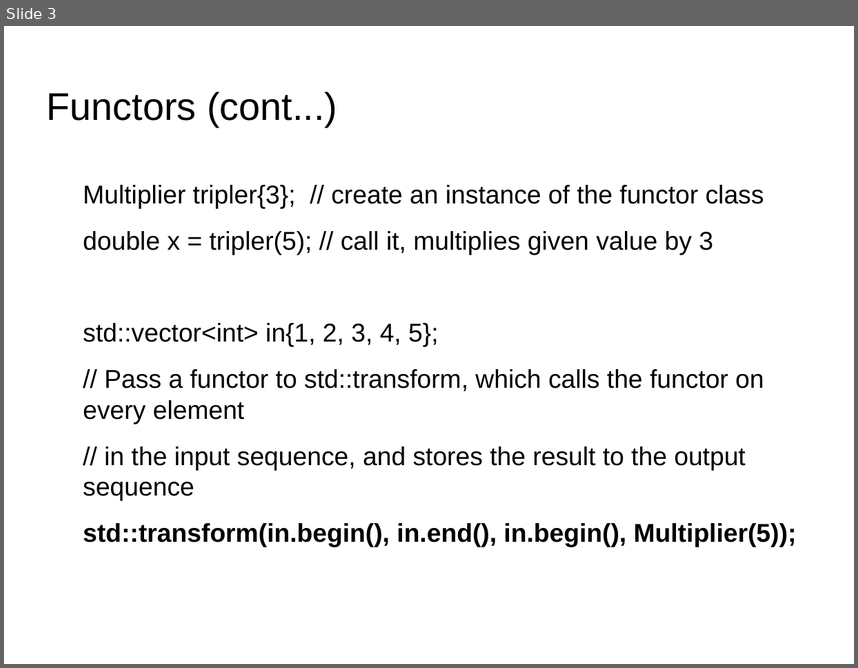
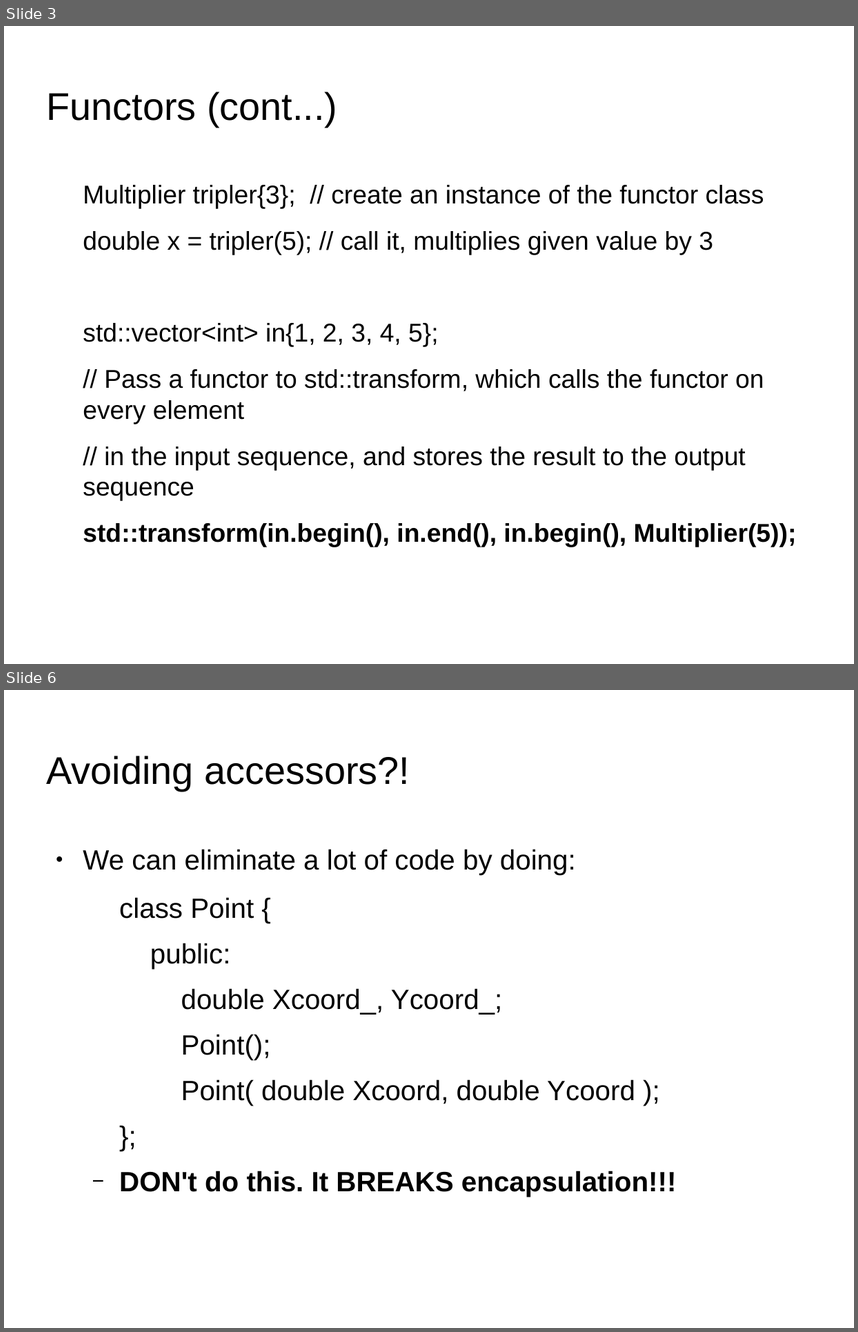
Before and after one commit to kks32/cpp-software-development, a slide deck: Ex15_Functors/Ex15_Functors.odp. Shown one above the other, each under a label of ours: slide 3 before the commit, slides 3 and 6 after it; the slides between them are not shown. The pictures are 858x668 and 858x1332 pixels, drawn with LibreOffice and Linux fonts; fonts in the diff are those of the drawing; background and template pictures are left out. Boxes give left, top, right and bottom in pixels: in the first picture for what was removed or moved away, otherwise in the second. Text is boxed around its words. In the diff, an @@ line names an element or a change of style, - is before the commit and + after.

Commit message:
Templatised accessor

```diff
--- a/Ex15_Functors/Ex15_Functors.odp
+++ b/Ex15_Functors/Ex15_Functors.odp
@@ slide 6 added at (4, 690, 854, 1328), background picture (left out) @@
@@ title added at (47, 756, 410, 791), 36 pt, text #000000 @@
+Avoiding accessors?!
@@ text added at (83, 849, 677, 1196), 26 pt, text #000000 @@
+● We can eliminate a lot of code by doing:
+  class Point {
+  public:
+  double Xcoord_, Ycoord_;
+  Point();
+  Point( double Xcoord, double Ycoord );
+  };
+  − DON't do this. It BREAKS encapsulation!!!
```
Also in this commit, not shown: 8 other slides added, 2 other files.
